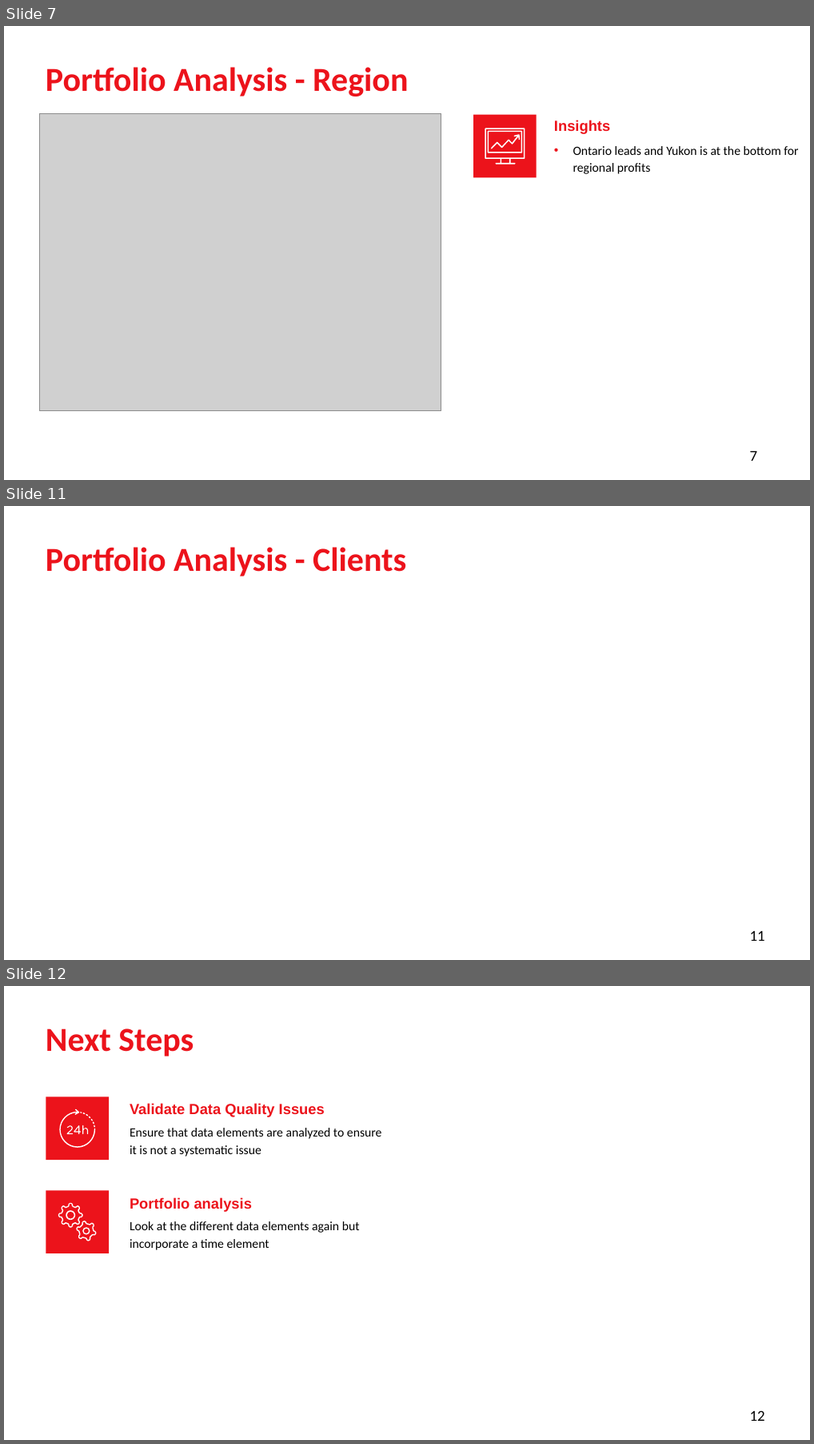
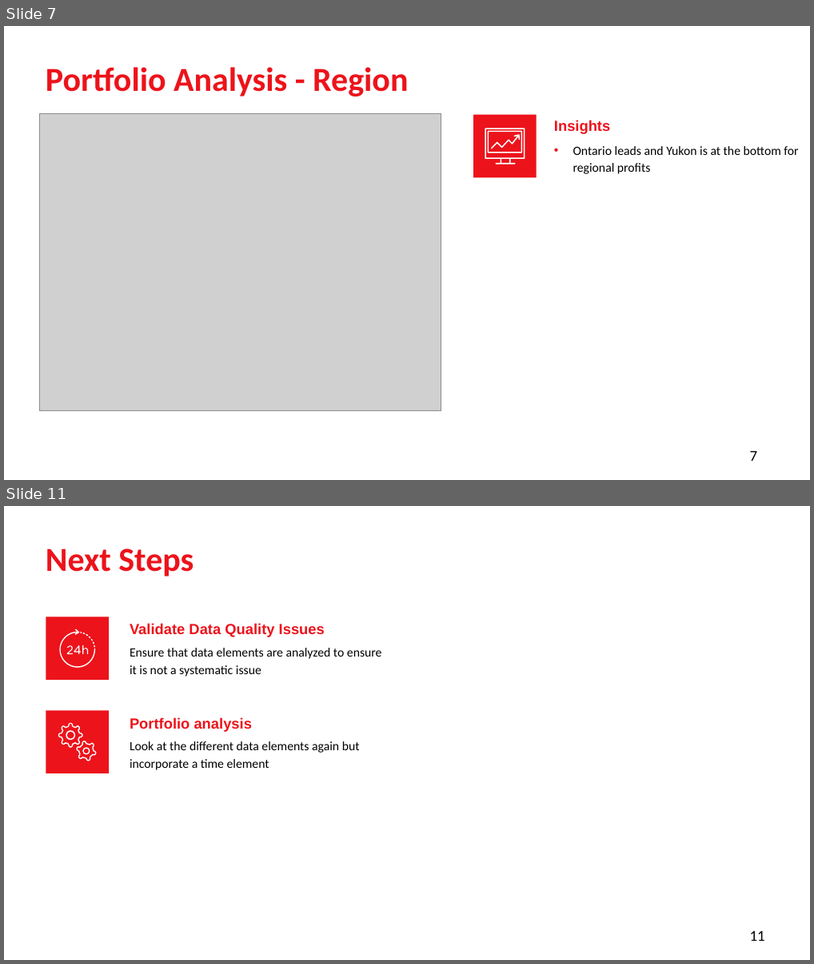
Before and after one commit to edimaudo/interview-questions, a slide deck: Scotiabank/Scotiabank_analysis.pptx. Shown one above the other, each under a label of ours: slides 7, 11 and 12 before the commit, slides 7 and 11 after it; the slides between them are not shown. The pictures are 814x1444 and 814x964 pixels, drawn with LibreOffice and Linux fonts; fonts in the diff are those of the drawing; grey boxes stand for pictures. Boxes give left, top, right and bottom in pixels: in the first picture for what was removed or moved away, otherwise in the second. Text is boxed around its words. In the diff, an @@ line names an element or a change of style, - is before the commit and + after.

```diff
--- a/Scotiabank/Scotiabank_analysis.pptx
+++ b/Scotiabank/Scotiabank_analysis.pptx
@@ slide 11 removed at (4,506,810,960), background #FFFFFF @@
@@ text removed at (46,547,406,576) @@
-Portfolio Analysis - Clients
@@ page number removed at (750,931,766,940) @@
-11
@@ what was slide 12 is now slide 11 @@
@@ page number at (750,931,766,940): text changed @@
-12
+11
```
Also in this commit, not shown: 4 slides changed.
